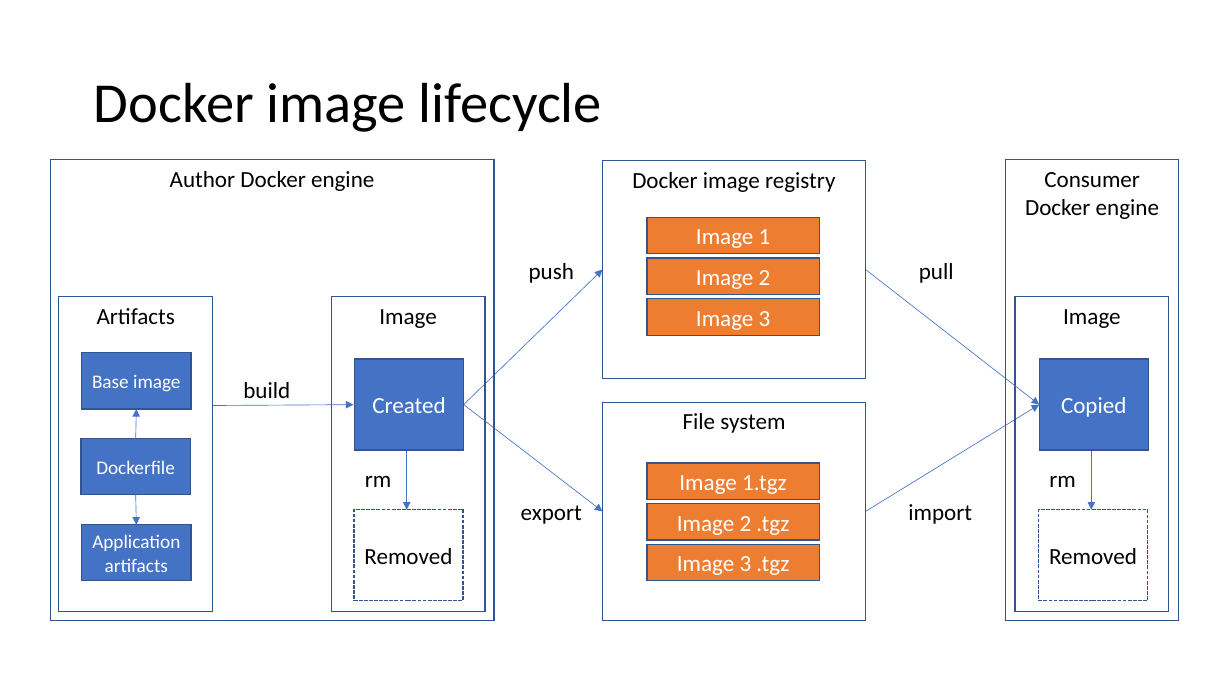
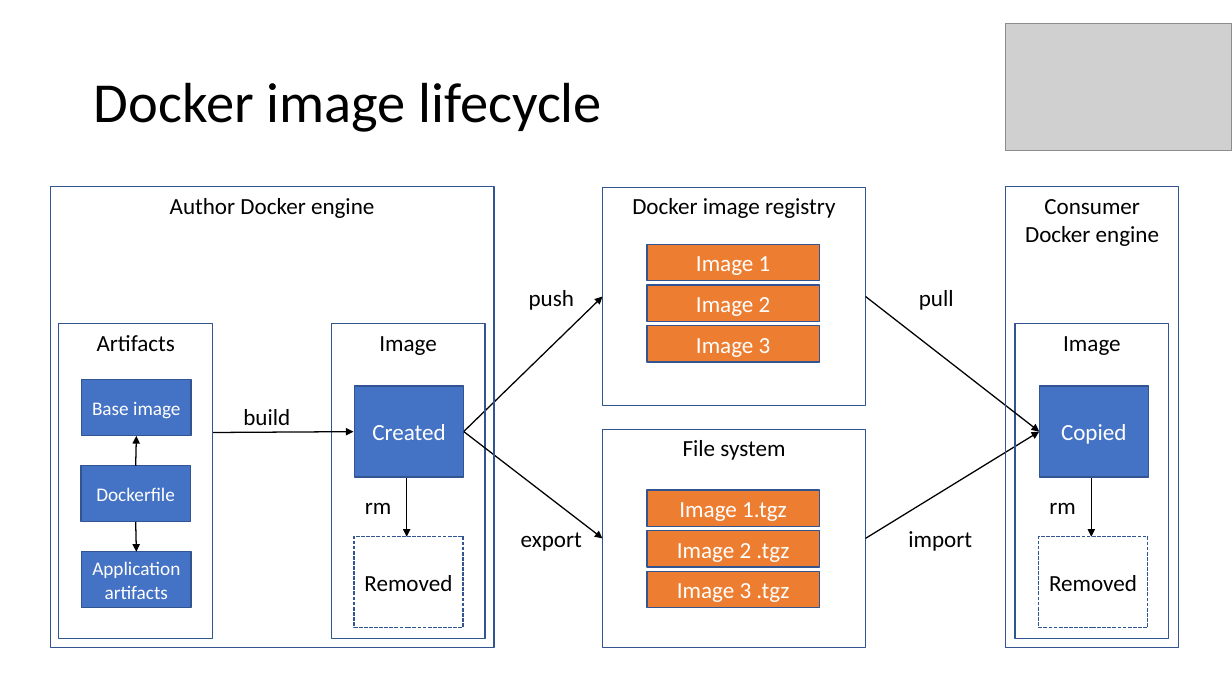
Before and after one commit to aljazsim/docker-masterclass-examples, a slide deck: slide 16 of Docker Masterclass.pptx. Drawn at 1232x693 pixels with LibreOffice and Linux fonts; fonts in the diff are those of the drawing; grey boxes stand for pictures. Boxes give left, top, right and bottom in pixels: in the first picture for what was removed or moved away, otherwise in the second. Text is boxed around its words. In the diff, an @@ line names an element or a change of style, - is before the commit and + after.

```diff
--- a/Docker Masterclass.pptx
+++ b/Docker Masterclass.pptx
@@ picture added at bbox=[1006, 23, 1231, 151] @@
@@ arrow (464, 432) - (603, 297): stroke #4472C4 0.5 pt to #000000 1 pt @@
@@ arrow (866, 297) - (1040, 432): stroke #4472C4 0.5 pt to #000000 1 pt @@
@@ arrow (136, 466) - (137, 436): stroke #4472C4 0.5 pt to #000000 1 pt @@
@@ arrow (213, 433) - (354, 432): stroke #4472C4 0.5 pt to #000000 1 pt @@
@@ 18 rectangles, 7 texts, 7 arrows: place and size @@
-18 rectangles, 7 texts, 7 arrows at bbox=[51, 160, 1179, 621]
+18 rectangles, 7 texts, 7 arrows at bbox=[51, 187, 1179, 648]
@@ arrow (464, 432) - (603, 539): stroke #4472C4 0.5 pt to #000000 1 pt @@
@@ arrow (866, 539) - (1040, 432): stroke #4472C4 0.5 pt to #000000 1 pt @@
@@ arrow (407, 479) - (407, 537): stroke #4472C4 0.5 pt to #000000 1 pt @@
@@ 2 rectangles, 2 arrows: place and size @@
-2 rectangles, 2 arrows at bbox=[407, 402, 1092, 620]
+2 rectangles, 2 arrows at bbox=[407, 430, 1092, 648]
@@ arrow (1092, 479) - (1092, 537): stroke #4472C4 0.5 pt to #000000 1 pt @@
@@ arrow (136, 522) - (137, 552): stroke #4472C4 0.5 pt to #000000 1 pt @@
```
Also in this commit, not shown: 57 other slides changed.
